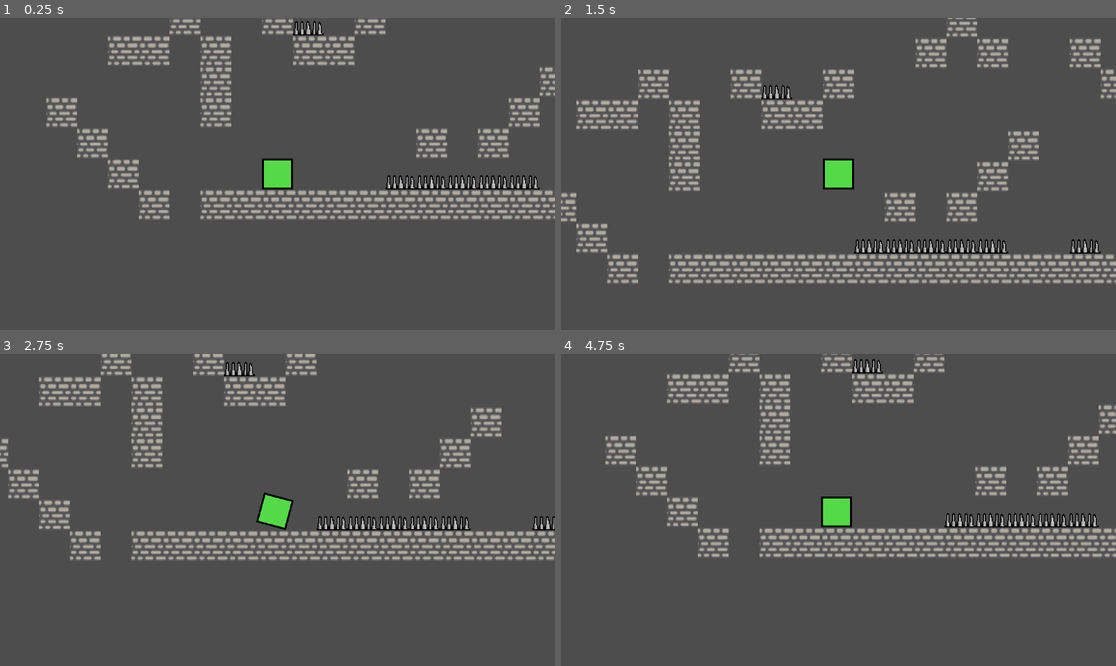
Above: before the commit, frames 1-4 (two rows, left to right).
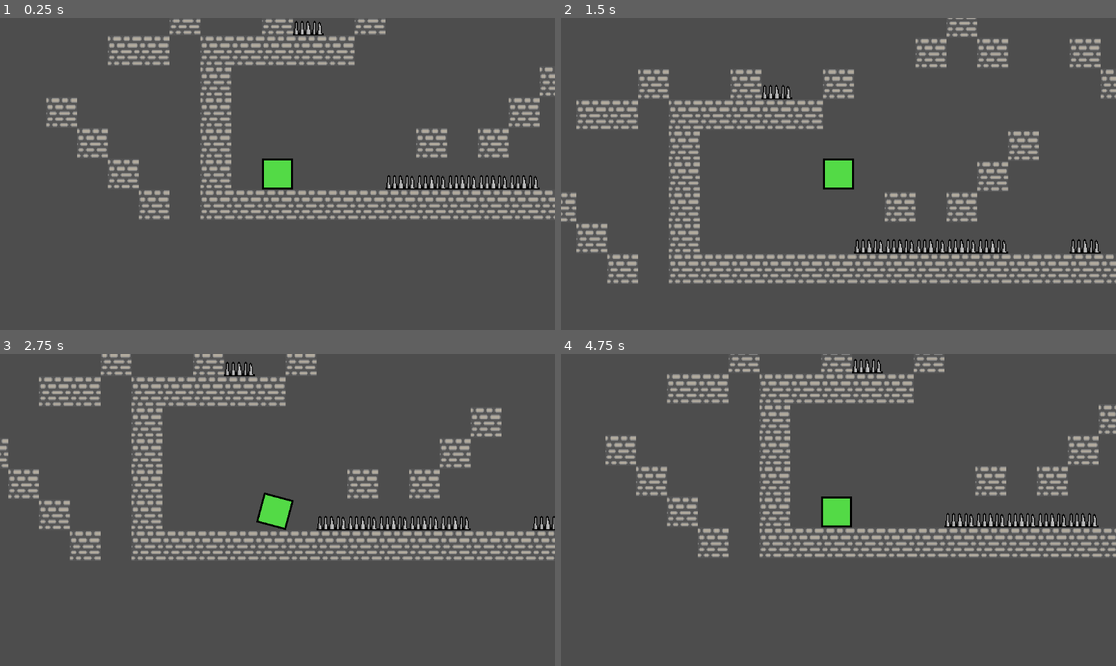
Above: after the commit, the same moments.

Repository: TamasKiss2003/Block-Aid
Game: Godot game, scene res://scenes/game.tscn
The game is run twice, just before and just after one commit, with the same random seed, the same clock (stepped at 60 frames per second) and the same inputs.
Inputs:
- Up to frame 1 (0.25 s): no input
- Up to frame 2 (1.5 s): tap Enter at 0.5 s; hold Right (ui_right) from 0.53 s (still down); tap Up (ui_up) at 0.6, 0.77, 1.07, 1.35 s
- Up to frame 3 (2.75 s): tap Up (ui_up) at 1.52, 1.82, 2.1 s; release Right (ui_right) at 2.03 s; hold Left (ui_left) from 2.03 s (still down)
- Up to frame 4 (4.75 s): release Left (ui_left) at 2.78 s; hold Right (ui_right) 2.78-4.28 s; tap Up (ui_up) at 2.85, 3.02, 3.32, 3.6, 3.77, 4.07, 4.35, 4.52 s; hold Left (ui_left) from 4.28 s (still down)

The runs differ from the first frame. In frame 1, 1.1% of the frame differs, in the area x 36-53%, y 5-55%; in frame 2, 1.2%, in the area x 19-37%, y 26-76%; in frame 3, 1.1%; in frame 4, 1.2%.

Commit message:
Add ceiling crawl #11
* Add ceiling crawl without around the corner movement

* Add final crawling functionality. Code looks terrible

* Refactor player movement code

---------

Co-authored-by: Tamas Kiss <Tamas Kiss>

Diff:
--- a/scenes/game.tscn
+++ b/scenes/game.tscn
@@ -34,13 +34,14 @@
 position = Vector2(-176, 16)
 has_jump = true
 has_dash = true
+has_wallclimb = true
+has_ceiling_crawl = true
 has_double_jump = true
 has_double_dash = true
-has_wallclimb = true
 
 [node name="Walls" type="TileMapLayer" parent="." unique_id=1365014839]
 use_parent_material = true
-tile_map_data = PackedByteArray("AAD7/wEAAQAAAAAAAAD8/wEAAQA …(639 unchanged characters)… AAAAAAAAD4//3/AQAAAAAAAAD4//7/AQAAAAAAAAA=")
+tile_map_data = PackedByteArray("AAD7/wEAAQAAAAAAAAD8/wEAAQA …(639 unchanged characters)… AAAAAAAAD4//3/AQAAAAAAAAD4//7/AQAAAAAAAAD4////AQAAAAAAAAD4/wAAAQAAAAAAAAD5//z/AQAAAAAAAAD6//z/AQAAAAAAAAA=")
 tile_set = SubResource("TileSet_5fb3c")
 
 [node name="Camera2D" type="Camera2D" parent="." unique_id=506408532]
--- a/scripts/player.gd
+++ b/scripts/player.gd
@@ -1,6 +1,7 @@
 extends CharacterBody2D
 
 const BLOCK_SIZE := 32
+const HALF_BLOCK := BLOCK_SIZE / 2.0
 const JUMP_VELOCITY := -450.0
 
 # Rolling
@@ -18,10 +19,11 @@
 # Default abilities
 @export var has_jump := false
 @export var has_dash := false
+# Acquired abilities
+@export var has_wallclimb := false
+@export var has_ceiling_crawl := false
 @export var has_double_jump := false
 @export var has_double_dash := false
-# Acquired abilities
-@export var has_wallclimb := false
 
 var _max_dash_count: int:
 	get:
@@ -32,6 +34,7 @@
 var _dash_target_x := 0.0
 var _dash_count := 0
 var _is_wall_stuck := false
+var _is_ceiling_stuck := false
 var _wall_stick_dir := 0
 var _wall_stick_aligning := false
 var _wall_tween: Tween = null
@@ -45,8 +48,8 @@
 	if _is_dashing:
 		_handle_dash()
 		return
-	if _is_wall_stuck:
-		_handle_wall_stick()
+	if _is_wall_stuck or _is_ceiling_stuck:
+		_handle_stick()
 		return
 
 	_handle_gravity(delta)
@@ -64,21 +67,23 @@
 		global_position.x = _dash_target_x
 		velocity = Vector2.ZERO
 		_is_dashing = false
-	elif is_on_wall():
-		var target_x_delta := _dash_target_x - global_position.x
-		var dash_dir := 0 if abs(target_x_delta) < 1 else int(sign(target_x_delta))
-		var floor_near := test_move(global_transform, Vector2(0.0, BLOCK_SIZE + ROLL_SNAP_THRESHOLD))
-		velocity = Vector2.ZERO
-		_is_dashing = false
-		if not floor_near and dash_dir != 0:
-			_is_wall_stuck = true
-			_wall_stick_dir = dash_dir
-			_dash_count = 0
-			_align_to_wall_grid()
+		return
+	if not is_on_wall():
+		return
+	var target_x_delta := _dash_target_x - global_position.x
+	var dash_dir := 0 if abs(target_x_delta) < 1 else int(sign(target_x_delta))
+	var floor_near := test_move(global_transform, Vector2(0.0, BLOCK_SIZE + ROLL_SNAP_THRESHOLD))
+	velocity = Vector2.ZERO
+	_is_dashing = false
+	if not floor_near and dash_dir != 0:
+		_is_wall_stuck = true
+		_wall_stick_dir = dash_dir
+		_dash_count = 0
+		_align_to_wall_grid()
 
 
 func _align_to_wall_grid() -> void:
-	var target_y: float = ceil((global_position.y - BLOCK_SIZE / 2.0) / BLOCK_SIZE) * BLOCK_SIZE + BLOCK_SIZE / 2.0
+	var target_y: float = ceil((global_position.y - HALF_BLOCK) / BLOCK_SIZE) * BLOCK_SIZE + HALF_BLOCK
 	_tween_wall_y(target_y)
 
 
@@ -103,89 +108,221 @@
 	if not _is_wall_stuck:
 		return
 	if not test_move(global_transform, Vector2(_wall_stick_dir * 1.0, 0.0)):
-		_release_wall_stick()
+		_release_stick()
 		return
 	if not has_wallclimb:
 		_slide_down_wall()
 
-
-func _release_wall_stick() -> void:
-	_is_wall_stuck = false
+# Wall climb handling
+
+
+func _handle_stick() -> void:
+	velocity = Vector2.ZERO
+
+	if _is_rolling:
+		return
+
+	if test_move(global_transform, Vector2.DOWN * HALF_BLOCK):
+		_release_stick()
+		return
+
+	var horiz_dir := int(Input.is_action_just_pressed("ui_right")) - int(Input.is_action_just_pressed("ui_left"))
+	var vert_dir := int(Input.is_action_just_pressed("ui_down")) - int(Input.is_action_just_pressed("ui_up"))
+
+	if _is_ceiling_stuck and _is_wall_stuck:
+		_handle_corner_input(horiz_dir, vert_dir)
+	elif _is_wall_stuck:
+		_handle_wall_input(horiz_dir, vert_dir)
+	elif _is_ceiling_stuck:
+		_handle_ceiling_input(horiz_dir, vert_dir)
+
+
+func _handle_corner_input(horiz_dir: int, vert_dir: int) -> void:
+	if vert_dir != 0:
+		var target := _get_roll_target(vert_dir, false)
+		if _is_reverse_stepup(_wall_stick_dir):
+			_roll_reverse_stepup(_wall_stick_dir, Vector2(target.x + _wall_stick_dir * BLOCK_SIZE, target.y - BLOCK_SIZE))
+			return
+		if _roll_wall(vert_dir, target):
+			_is_ceiling_stuck = false
+		return
+
+	if horiz_dir != 0:
+		if horiz_dir == _wall_stick_dir and not _is_reverse_stepup(horiz_dir):
+			_release_stick()
+			return
+		var roll_target := _get_roll_target(horiz_dir, true)
+		var has_landing_block := test_move(global_transform.translated(Vector2(BLOCK_SIZE * horiz_dir, -BLOCK_SIZE)), Vector2.ZERO)
+		if not has_landing_block and horiz_dir != _wall_stick_dir:
+			_roll_reverse_stepdown(horiz_dir, roll_target + Vector2.UP * BLOCK_SIZE)
+			return
+		var roll_success := _roll_ceiling(horiz_dir, roll_target)
+		if roll_success:
+			_is_wall_stuck = false
+		elif _is_reverse_stepup(horiz_dir):
+			_roll_reverse_stepup(horiz_dir, roll_target)
+
+
+func _handle_wall_input(horiz_dir: int, vert_dir: int) -> void:
+	if horiz_dir == -_wall_stick_dir:
+		_release_stick()
+		_start_dash(horiz_dir)
+	elif horiz_dir == _wall_stick_dir:
+		_release_stick()
+		return
+
+	if _wall_stick_aligning:
+		return
+
+	if vert_dir != 0:
+		var target := _get_roll_target(vert_dir, false)
+		if _is_reverse_stepup(_wall_stick_dir) and vert_dir > 0:
+			_roll_reverse_stepup(_wall_stick_dir, Vector2(target.x + _wall_stick_dir * BLOCK_SIZE, target.y - BLOCK_SIZE))
+			return
+		if not _roll_wall(vert_dir, target):
+			target.x += _wall_stick_dir * BLOCK_SIZE
+			_roll_climb(_wall_stick_dir, target)
+
+
+func _handle_ceiling_input(horiz_dir: int, vert_dir: int) -> void:
+	if vert_dir:
+		_release_stick()
+
+	if horiz_dir != 0:
+		var roll_target := _get_roll_target(horiz_dir, true)
+		var has_landing_block := test_move(global_transform.translated(Vector2(BLOCK_SIZE * horiz_dir, -BLOCK_SIZE)), Vector2.ZERO)
+		if not has_landing_block:
+			_roll_reverse_stepdown(horiz_dir, roll_target + Vector2.UP * BLOCK_SIZE)
+			return
+		_roll_ceiling(horiz_dir, roll_target)
+
+
+func _release_stick(horizontal := true, vertical := true) -> void:
+	_is_wall_stuck = not horizontal
+	_is_ceiling_stuck = not vertical
 	_wall_stick_aligning = false
 	if _wall_tween:
 		_wall_tween.kill()
 		_wall_tween = null
 
-# Wall climb handling
-
-
-func _handle_wall_stick() -> void:
-	velocity = Vector2.ZERO
-
-	if test_move(global_transform, Vector2.DOWN):
-		_release_wall_stick()
-		return
-
-	var horiz := int(Input.is_action_just_pressed("ui_right")) - int(Input.is_action_just_pressed("ui_left"))
-	if horiz == _wall_stick_dir:
-		_release_wall_stick()
-	elif horiz == -_wall_stick_dir:
-		_release_wall_stick()
-		_start_dash(horiz)
-
-	if _wall_stick_aligning:
-		return
-
-	if _is_rolling:
-		return
-
-	var vert_dir := int(Input.is_action_just_pressed("ui_down")) - int(Input.is_action_just_pressed("ui_up"))
-	if vert_dir != 0:
-		var target := _get_vertical_roll_target(vert_dir)
-		var roll_success := _roll_wall(vert_dir, target)
-		if not roll_success:
-			target.x += _wall_stick_dir * BLOCK_SIZE
-			_roll_climb(_wall_stick_dir, target)
-		return
-
-
-func _get_vertical_roll_target(direction: int) -> Vector2:
-	var top_edge = global_position.y - BLOCK_SIZE / 2.0
-	var next_top = (floor(top_edge * direction / BLOCK_SIZE) + 1) * BLOCK_SIZE * direction
-	if direction * (next_top - top_edge) < ROLL_SNAP_THRESHOLD:
-		next_top += direction * BLOCK_SIZE
-	return Vector2(global_position.x, next_top + BLOCK_SIZE / 2.0)
+
+func _get_roll_target(direction: int, horizontal: bool) -> Vector2:
+	var pos := global_position.x if horizontal else global_position.y
+	var edge := pos - HALF_BLOCK
+	var next: float = (floor(edge * direction / BLOCK_SIZE) + 1) * BLOCK_SIZE * direction
+	if direction * (next - edge) < ROLL_SNAP_THRESHOLD:
+		next += direction * BLOCK_SIZE
+	return Vector2(next + HALF_BLOCK, global_position.y) if horizontal \
+	else Vector2(global_position.x, next + HALF_BLOCK)
+
+
+func _is_reverse_stepup(dir: int) -> bool:
+	return not test_move(global_transform.translated(Vector2(BLOCK_SIZE * dir, BLOCK_SIZE)), Vector2.ZERO)
+
+
+func _attempt_roll(start_pivot: Vector2, end_pivot: Vector2, roll_angle: float, on_done: Callable) -> bool:
+	if not _is_roll_arc_clear(start_pivot, end_pivot, roll_angle):
+		return false
+	_is_rolling = true
+	_perform_roll(start_pivot, end_pivot, roll_angle).tween_callback(on_done)
+	return true
 
 
 func _roll_wall(vert_dir: int, target: Vector2) -> bool:
 	if not _can_wall_roll(target):
 		return false
 
-	var start_pivot = global_position + Vector2(_wall_stick_dir * BLOCK_SIZE / 2.0, vert_dir * BLOCK_SIZE / 2.0)
-	var end_pivot = Vector2(target.x + _wall_stick_dir * BLOCK_SIZE / 2.0, target.y - vert_dir * BLOCK_SIZE / 2.0)
-	var roll_angle := _wall_stick_dir * vert_dir * (-PI / 2.0)
-
-	if not _is_roll_arc_clear(start_pivot, end_pivot, roll_angle):
-		return false
-
-	_is_rolling = true
-	var tween := _perform_roll(start_pivot, end_pivot, roll_angle)
-	tween.tween_callback(
+	var start_pivot := global_position + Vector2(_wall_stick_dir * HALF_BLOCK, vert_dir * HALF_BLOCK)
+	var end_pivot := Vector2(target.x + _wall_stick_dir * HALF_BLOCK, target.y - vert_dir * HALF_BLOCK)
+	return _attempt_roll(
+		start_pivot,
+		end_pivot,
+		_wall_stick_dir * vert_dir * (-PI / 2.0),
 		func() -> void:
-			if not test_move(global_transform, Vector2(_wall_stick_dir, 0.0)):
-				_release_wall_stick()
-	)
-	return true
+			if not test_move(global_transform, Vector2(float(_wall_stick_dir) * HALF_BLOCK, 0.0)):
+				_release_stick()
+				return
+			if test_move(global_transform, Vector2.UP * HALF_BLOCK):
+				_is_ceiling_stuck = true
+	)
+
+
+func _can_stick_roll(target: Vector2, ability: bool, is_stuck: bool) -> bool:
+	return not _is_rolling and ability and is_stuck \
+	and not test_move(global_transform.translated(target - global_position), Vector2.ZERO)
 
 
 func _can_wall_roll(target: Vector2) -> bool:
+	if not _can_stick_roll(target, has_wallclimb, _is_wall_stuck):
+		return false
 	var delta := target - global_position
-	if _is_rolling or _wall_stick_aligning or !has_wallclimb or \
-	test_move(global_transform.translated(delta), Vector2.ZERO) or \
-	(not test_move(global_transform.translated(delta), Vector2(_wall_stick_dir * 1.0, 0.0)) and delta.y < 0):
-		return false
-
-	return true
+	return test_move(global_transform.translated(delta), Vector2(_wall_stick_dir * 1.0, 0.0)) or delta.y >= 0
+
+
+func _roll_ceiling(direction: int, target: Vector2) -> bool:
+	if not _can_ceiling_roll(target):
+		return false
+
+	var start_pivot := global_position + Vector2(direction * HALF_BLOCK, -HALF_BLOCK)
+	var end_pivot := Vector2(target.x - direction * HALF_BLOCK, target.y - HALF_BLOCK)
+	return _attempt_roll(
+		start_pivot,
+		end_pivot,
+		direction * -PI / 2.0,
+		func() -> void:
+			if not test_move(global_transform, Vector2.UP * HALF_BLOCK):
+				_release_stick()
+				return
+			if test_move(global_transform, Vector2.RIGHT * direction * HALF_BLOCK):
+				_is_wall_stuck = true
+	)
+
+
+func _roll_reverse_stepdown(direction: int, target: Vector2) -> bool:
+	if not _can_ceiling_roll(target):
+		return false
+
+	var start_pivot := global_position + Vector2(direction * HALF_BLOCK, -HALF_BLOCK)
+	var end_pivot := Vector2(target.x - direction * HALF_BLOCK, target.y + HALF_BLOCK)
+	return _attempt_roll(
+		start_pivot,
+		end_pivot,
+		direction * -PI,
+		func() -> void:
+			if not test_move(global_transform, Vector2.UP * HALF_BLOCK):
+				_is_ceiling_stuck = false
+				if !has_wallclimb:
+					_release_stick()
+					return
+
+			_is_wall_stuck = true
+			_wall_stick_dir = -direction
+	)
+
+
+func _can_ceiling_roll(target: Vector2) -> bool:
+	return _can_stick_roll(target, has_ceiling_crawl, _is_ceiling_stuck)
+
+
+func _roll_reverse_stepup(direction: int, target: Vector2) -> bool:
+	if not _can_reverse_stepup():
+		return false
+
+	var start_pivot := global_position + Vector2(direction * HALF_BLOCK, HALF_BLOCK)
+	var end_pivot := Vector2(target.x - direction * HALF_BLOCK, target.y + HALF_BLOCK)
+	return _attempt_roll(
+		start_pivot,
+		end_pivot,
+		direction * -PI,
+		func() -> void:
+			if not test_move(global_transform, Vector2.RIGHT * direction * HALF_BLOCK):
+				_is_wall_stuck = false
+			_is_ceiling_stuck = true
+	)
+
+
+func _can_reverse_stepup() -> bool:
+	return not _is_rolling and has_ceiling_crawl and (_is_ceiling_stuck or _is_wall_stuck)
 
 
 func _is_roll_arc_clear(start_pivot: Vector2, end_pivot: Vector2, roll_angle: float) -> bool:
@@ -213,6 +350,9 @@
 
 
 func _handle_movement() -> void:
+	if is_on_ceiling() and _air_jump_used:
+		_stick_from_jump()
+
 	if Input.is_action_just_pressed("ui_up"):
 		_jump()
 
@@ -220,7 +360,7 @@
 		var dir := int(Input.is_action_pressed("ui_right")) - int(Input.is_action_pressed("ui_left"))
 		if dir == 0:
 			return
-		var target := _get_horizontal_roll_target(dir)
+		var target := _get_roll_target(dir, true)
 		var roll_success := _roll_sideways(dir, target)
 		if not roll_success:
 			target.y -= BLOCK_SIZE
@@ -232,8 +372,19 @@
 		_start_dash(dir)
 
 
+func _stick_from_jump() -> void:
+	if !has_ceiling_crawl:
+		return
+	_is_ceiling_stuck = true
+	_air_jump_used = false
+	var potential_wall_stick_dir := int(test_move(global_transform, Vector2.RIGHT * HALF_BLOCK)) - int(test_move(global_transform, Vector2.LEFT * HALF_BLOCK))
+	if potential_wall_stick_dir != 0:
+		_is_wall_stuck = true
+		_wall_stick_dir = potential_wall_stick_dir
+
+
 func _jump() -> void:
-	if !_can_jump():
+	if not _can_jump():
 		return
 
 	if not is_on_floor():
@@ -249,74 +400,45 @@
 	return has_double_jump and not _air_jump_used
 
 
-func _get_horizontal_roll_target(direction: int) -> Vector2:
-	var left_edge = global_position.x - BLOCK_SIZE / 2.0
-	var next_left = (floor(left_edge * direction / BLOCK_SIZE) + 1) * BLOCK_SIZE * direction
-	if direction * (next_left - left_edge) < ROLL_SNAP_THRESHOLD:
-		next_left += direction * BLOCK_SIZE
-	return Vector2(next_left + BLOCK_SIZE / 2.0, global_position.y)
-
-
-# No exceptions or try catch in gdscript so returning a boolean show the roll worked
+# No exceptions or try catch in gdscript so returning a boolean shows the roll worked
 func _roll_sideways(direction: int, target: Vector2) -> bool:
-	if !_can_roll_sideways(target):
-		return false
-
-	var start_pivot = global_position + Vector2(direction * BLOCK_SIZE / 2.0, BLOCK_SIZE / 2.0)
-	var end_pivot = Vector2(target.x - direction * BLOCK_SIZE / 2.0, target.y + BLOCK_SIZE / 2.0)
-	var roll_angle = direction * PI / 2.0
-
-	if not _is_roll_arc_clear(start_pivot, end_pivot, roll_angle):
-		return false
-
-	_is_rolling = true
-	_perform_roll(start_pivot, end_pivot, roll_angle)
-	return true
+	if not _can_roll_sideways(target):
+		return false
+
+	var start_pivot := global_position + Vector2(direction * HALF_BLOCK, HALF_BLOCK)
+	var end_pivot := Vector2(target.x - direction * HALF_BLOCK, target.y + HALF_BLOCK)
+	return _attempt_roll(start_pivot, end_pivot, direction * PI / 2.0, func() -> void: pass)
 
 
 func _can_roll_sideways(target: Vector2) -> bool:
-	var delta_to_target := target - global_position
-	if _is_rolling or not is_on_floor() or test_move(global_transform.translated(delta_to_target), Vector2.ZERO):
-		return false
-
-	return true
+	return not _is_rolling and is_on_floor() \
+	and not test_move(global_transform.translated(target - global_position), Vector2.ZERO)
 
 
 func _roll_climb(direction: int, target: Vector2) -> bool:
-	if !_can_roll_climb(target, direction):
-		return false
-
-	var start_pivot = global_position + Vector2(direction * BLOCK_SIZE / 2.0, -BLOCK_SIZE / 2.0)
-	var end_pivot = Vector2(target.x - direction * BLOCK_SIZE / 2.0, target.y + BLOCK_SIZE / 2.0)
-	var roll_angle = direction * PI
-
-	if not _is_roll_arc_clear(start_pivot, end_pivot, roll_angle):
-		return false
-
-	_is_rolling = true
-	_perform_roll(start_pivot, end_pivot, roll_angle)
-	return true
+	if not _can_roll_climb(target, direction):
+		return false
+
+	var start_pivot := global_position + Vector2(direction * HALF_BLOCK, -HALF_BLOCK)
+	var end_pivot := Vector2(target.x - direction * HALF_BLOCK, target.y + HALF_BLOCK)
+	return _attempt_roll(start_pivot, end_pivot, direction * PI, func() -> void: pass)
 
 
 func _can_roll_climb(target: Vector2, direction: int) -> bool:
-	var delta_to_target := target - global_position
-	if _is_rolling or \
-	test_move(global_transform.translated(delta_to_target), Vector2.ZERO) or \
-	!test_move(global_transform.translated(direction * Vector2.RIGHT * BLOCK_SIZE), Vector2.ZERO):
-		return false
-
-	return true
+	return not _is_rolling \
+	and not test_move(global_transform.translated(target - global_position), Vector2.ZERO) \
+	and test_move(global_transform.translated(direction * Vector2.RIGHT * BLOCK_SIZE), Vector2.ZERO)
 
 
 func _perform_roll(start_pivot: Vector2, end_pivot: Vector2, roll_angle: float) -> Tween:
-	var start_pos = global_position
-	var start_rot = rotation
-
-	var tween = create_tween()
+	var start_pos := global_position
+	var start_rot := rotation
+
+	var tween := create_tween()
 	tween.tween_method(
 		func(t: float) -> void:
-			var pivot = start_pivot.lerp(end_pivot, t)
-			var angle = roll_angle * t
+			var pivot := start_pivot.lerp(end_pivot, t)
+			var angle := roll_angle * t
 			global_position = pivot + (start_pos - start_pivot).rotated(angle)
 			rotation = start_rot + angle,
 		0.0,
@@ -325,8 +447,8 @@
 	)
 	tween.tween_callback(
 		func() -> void:
-			global_position.x = snapped(global_position.x - BLOCK_SIZE / 2.0, float(BLOCK_SIZE)) + BLOCK_SIZE / 2.0
-			global_position.y = snapped(global_position.y - BLOCK_SIZE / 2.0, float(BLOCK_SIZE)) + BLOCK_SIZE / 2.0
+			global_position.x = snapped(global_position.x - HALF_BLOCK, float(BLOCK_SIZE)) + HALF_BLOCK
+			global_position.y = snapped(global_position.y - HALF_BLOCK, float(BLOCK_SIZE)) + HALF_BLOCK
 			rotation = snapped(rotation, PI / 2.0)
 	)
 	tween.tween_interval(ROLL_END_DELAY)
@@ -338,7 +460,7 @@
 
 
 func _start_dash(direction: int) -> void:
-	if !_can_dash():
+	if not _can_dash():
 		return
 
 	_is_dashing = true
@@ -348,18 +470,15 @@
 
 
 func _can_dash() -> bool:
-	if _is_dashing or _dash_count >= _max_dash_count or is_on_floor() or not has_dash:
-		return false
-
-	return true
+	return not _is_dashing and _dash_count < _max_dash_count and not is_on_floor() and has_dash
 
 
 func _get_dash_target_x(direction: int) -> float:
-	var edge = global_position.x - direction * BLOCK_SIZE / 2.0
-	var base = floor(edge * direction / BLOCK_SIZE) * BLOCK_SIZE * direction
-	var offset = direction * (edge - base)
-	var blocks = DASH_DISTANCE if offset < BLOCK_SIZE / 2.0 else DASH_DISTANCE + 1
-	return base + direction * (blocks * BLOCK_SIZE + BLOCK_SIZE / 2.0)
+	var edge := global_position.x - direction * HALF_BLOCK
+	var base: float = floor(edge * direction / BLOCK_SIZE) * BLOCK_SIZE * direction
+	var offset: float = direction * (edge - base)
+	var blocks := DASH_DISTANCE if offset < HALF_BLOCK else DASH_DISTANCE + 1
+	return base + direction * (blocks * BLOCK_SIZE + HALF_BLOCK)
 
 # Event handlers
 
